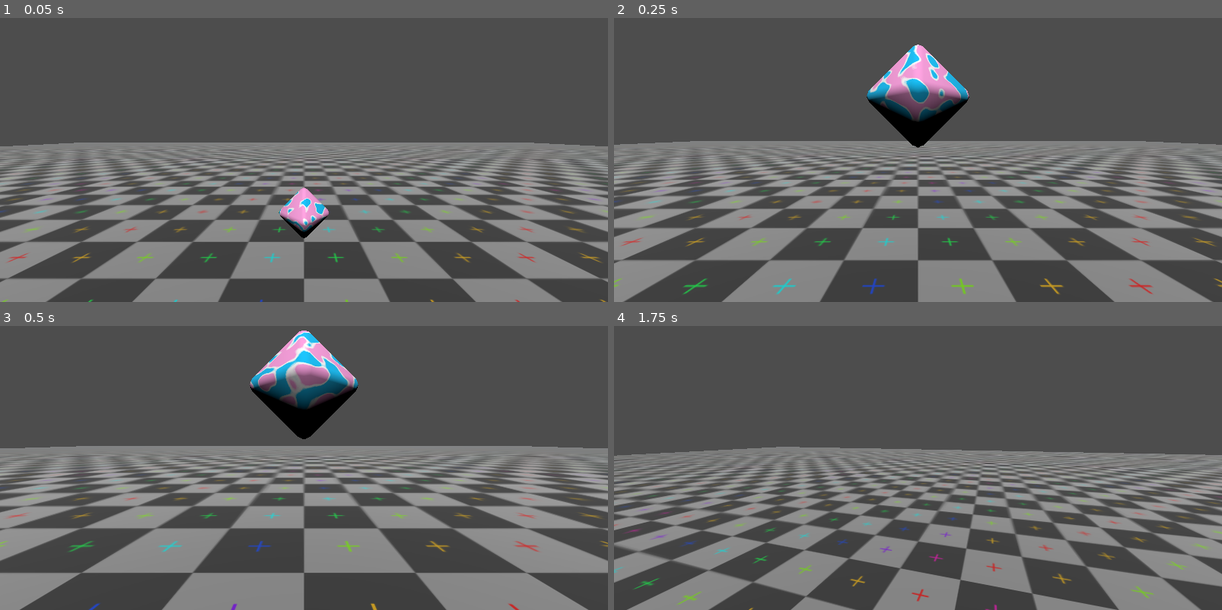
Above: before the commit, frames 1-4 (two rows, left to right).
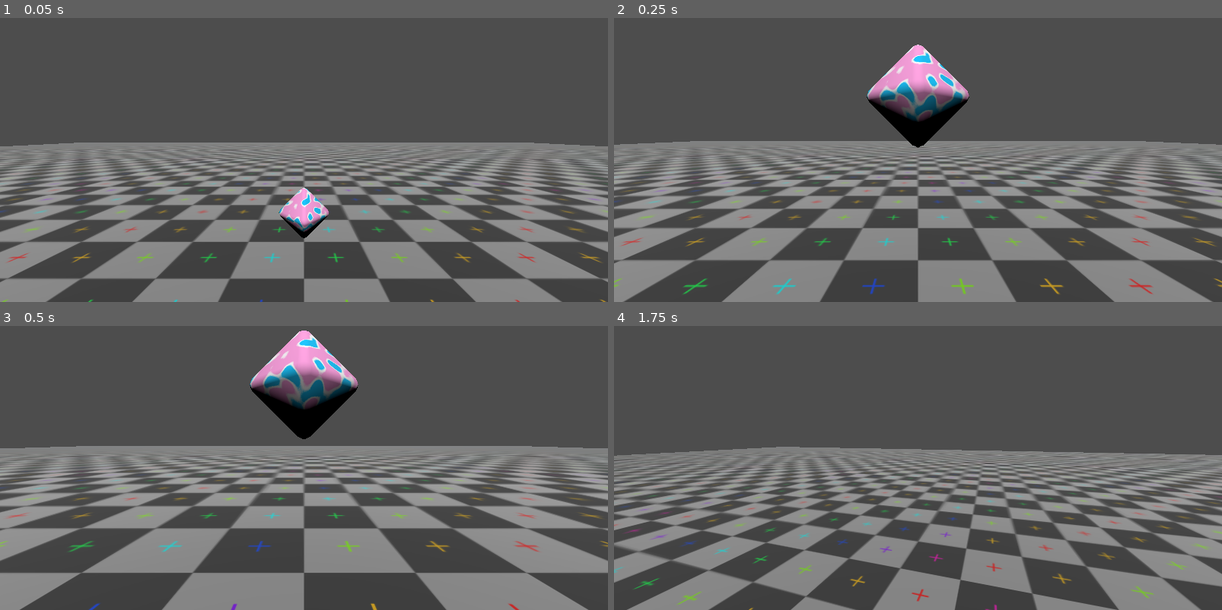
Above: after the commit, the same moments.

Repository: dairycultist/New-Hand-in-Mootown
Game: Godot game, scene res://world.tscn
Two runs of this game, one before a commit and one after it. Both use one fixed random seed, a clock stepped at 60 frames per second and the inputs below.
Inputs (mouse positions are in pixels of both pictures, inside the frame that each line leads up to):
- Up to frame 1 (0.05 s): no input
- Up to frame 2 (0.25 s): no input
- Up to frame 3 (0.5 s): no input
- Up to frame 4 (1.75 s): tap Enter (ui_accept) at 0.5, 0.77, 1.52 s; move the mouse to (948, 436) at 0.52 s; hold Up (ui_up) from 0.53 s (still down); tap E (interact) at 0.6, 1.35 s; move the mouse to (887, 439) at 1.27 s

The runs differ from the first frame. In frame 1, 0.3% of the frame differs, in the area x 45-55%, y 59-76%; in frame 2, 1.7%; in frame 3, 1.7%, in the area x 41-59%, y 1-30%; in frame 4, nothing differs.

Commit message:
Update chip shader to be local space (doesn't account for rotation but that's ok)

Diff:
--- a/chip.gdshader
+++ b/chip.gdshader
@@ -11,7 +11,7 @@
 void fragment() {
 
 	// sample texture (VERTEX is in view space, must go to world space)
-	float sample = texture(noise, (INV_VIEW_MATRIX * vec4(VERTEX, 1.0)).xyz).x;
+	float sample = texture(noise, (INV_VIEW_MATRIX * vec4(VERTEX, 1.0)).xyz - NODE_POSITION_WORLD).x;
 
 	vec3 interp_color = mix(color1, color2, step(0.5, sample));
 
